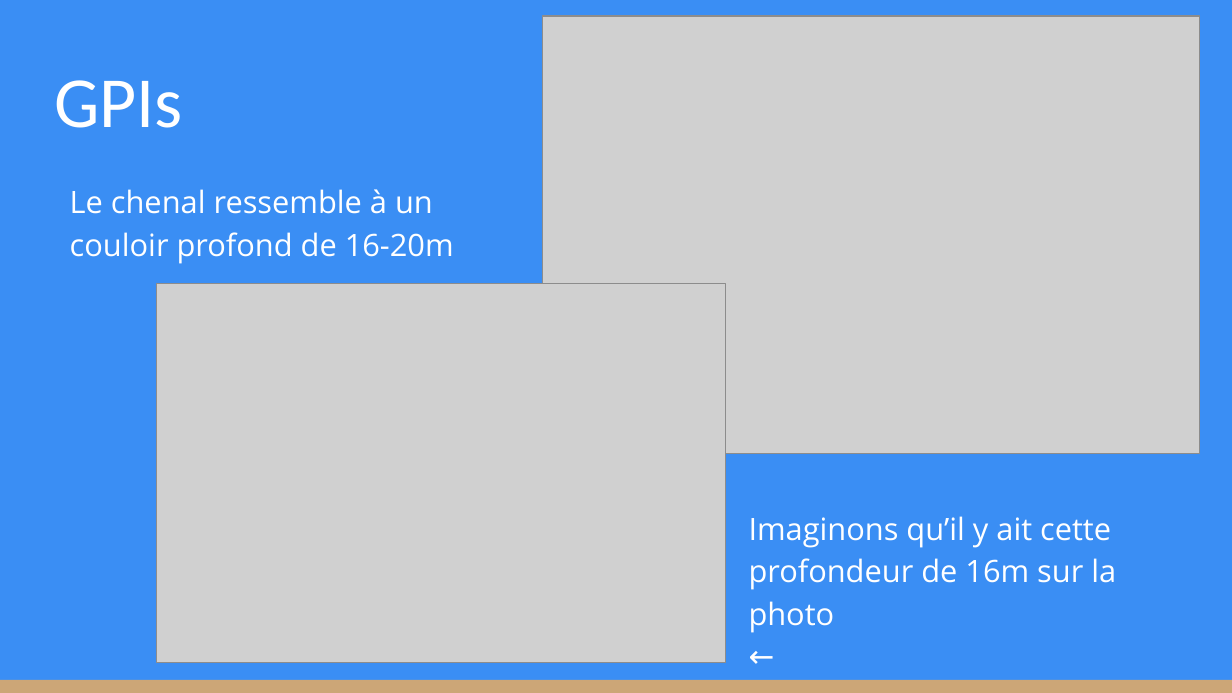
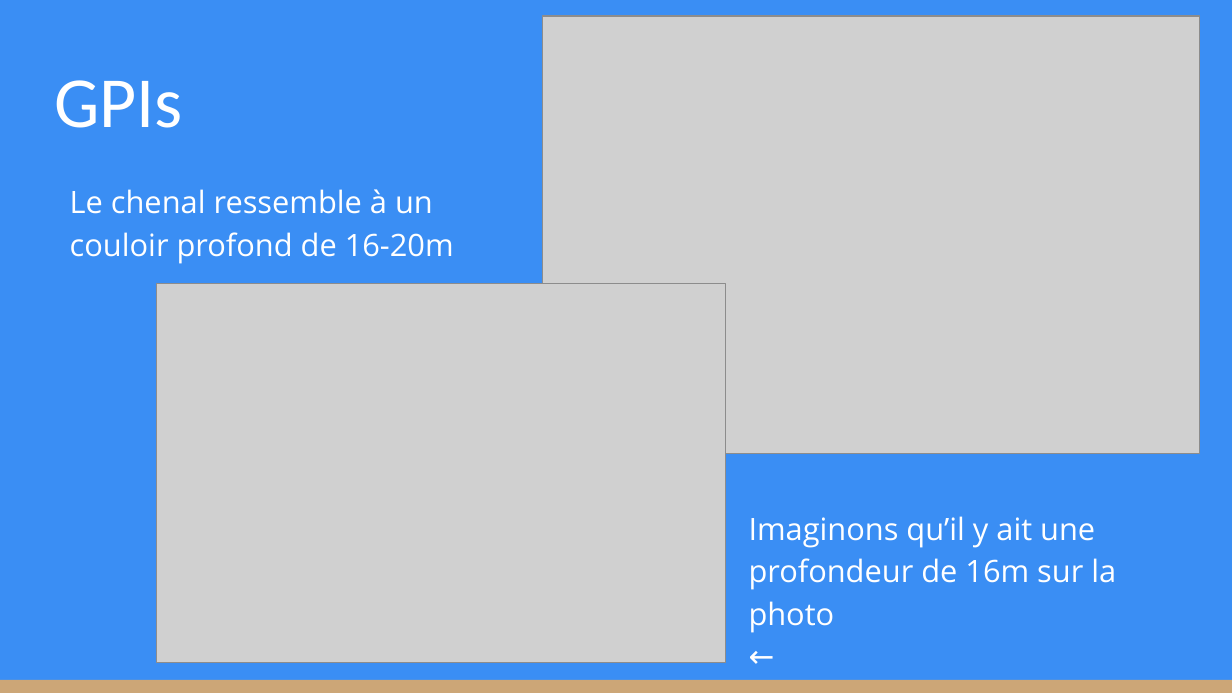
Before and after one commit to KevinBachelierBart/TPGeneraux, a slide deck: slide 18 of Bachelier_Kevin_SintaZaranie.pptx. Drawn at 1232x693 pixels with LibreOffice and Linux fonts; fonts in the diff are those of the drawing; grey boxes stand for pictures. Boxes give left, top, right and bottom in pixels: in the first picture for what was removed or moved away, otherwise in the second. Text is boxed around its words. In the diff, an @@ line names an element or a change of style, - is before the commit and + after.

```diff
--- a/Bachelier_Kevin_SintaZaranie.pptx
+++ b/Bachelier_Kevin_SintaZaranie.pptx
@@ text at <box>749,516,1116,633</box>: text changed @@
-Imaginons qu’il y ait cette profondeur de 16m sur la photo
+Imaginons qu’il y ait une profondeur de 16m sur la photo
```
Also in this commit, not shown: 6 other slides changed, 1 other file.
